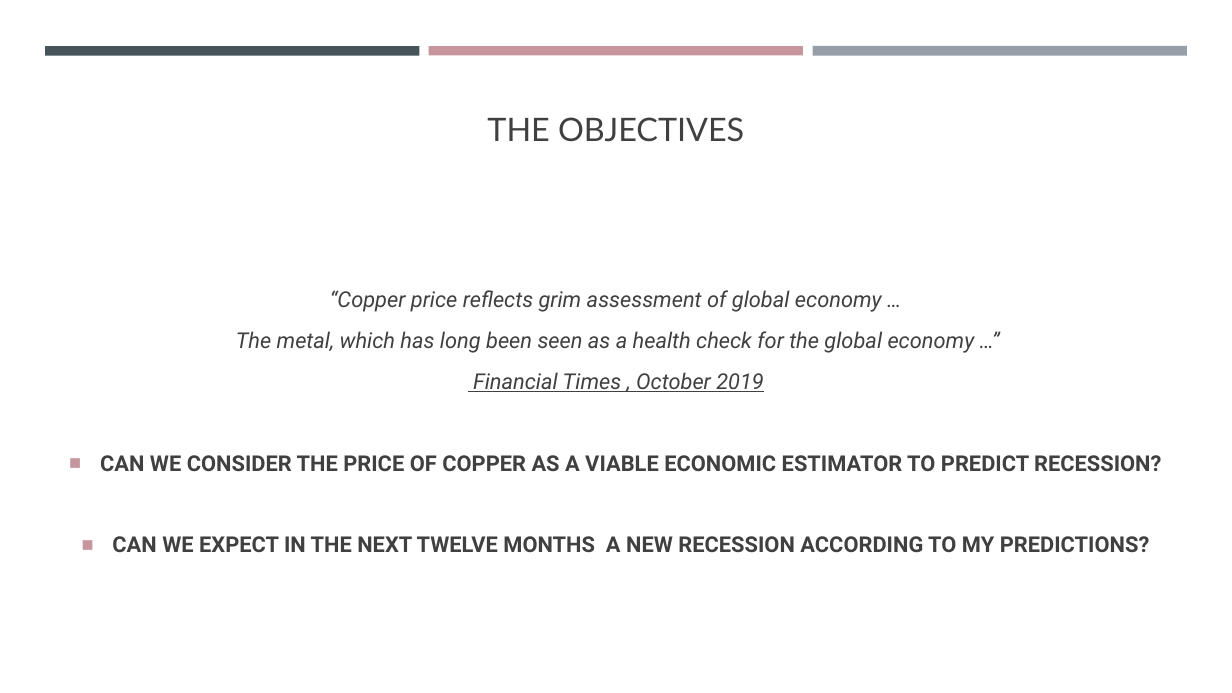
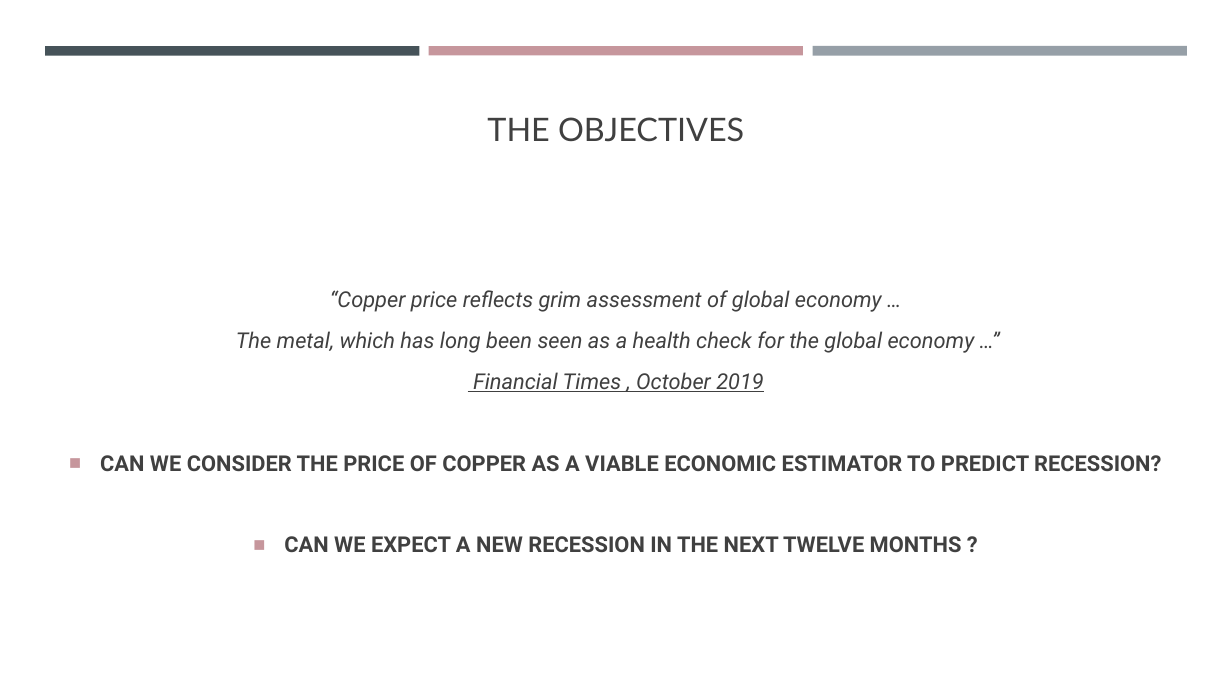
Before and after one commit to VladimirAutier/Project-Week-8-Final-Project, a slide deck: slide 2 of your-project/Final Project/Presentation & Eco insights/Copper, A New Economic Estimator ?.pptx. Drawn at 1232x693 pixels with LibreOffice and Linux fonts; fonts in the diff are those of the drawing. Boxes give left, top, right and bottom in pixels: in the first picture for what was removed or moved away, otherwise in the second. Text is boxed around its words. In the diff, an @@ line names an element or a change of style, - is before the commit and + after.

```diff
--- a/your-project/Final Project/Presentation & Eco insights/Copper, A New Economic Estimator ?.pptx
+++ b/your-project/Final Project/Presentation & Eco insights/Copper, A New Economic Estimator ?.pptx
@@ text at (x1=284, y1=536, x2=962, y2=552): text changed @@
-■ CAN WE EXPECT IN THE NEXT TWELVE MONTHS A NEW RECESSION ACCORDING TO MY PREDICTIONS?
+■ CAN WE EXPECT A NEW RECESSION IN THE NEXT TWELVE MONTHS ?
```
Also in this commit, not shown: 1 other slide changed.
